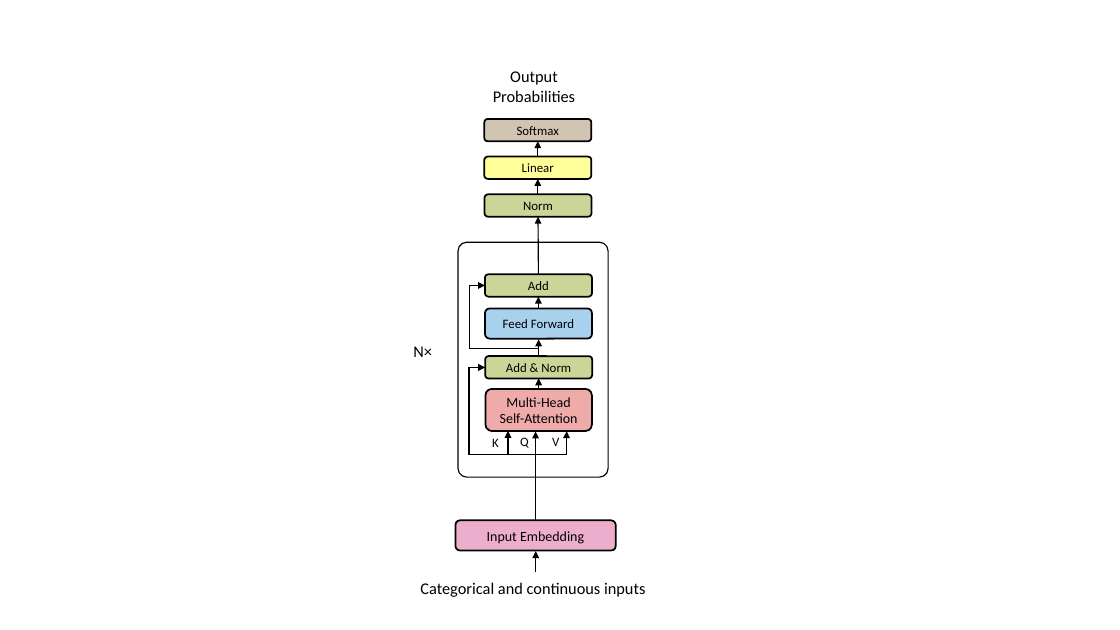
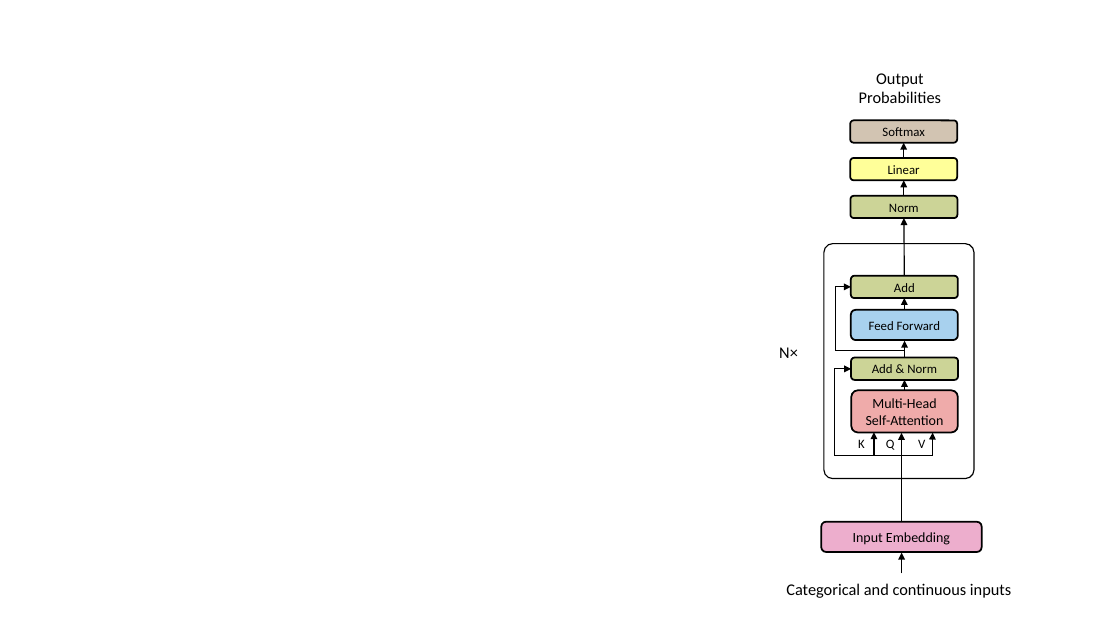
Before and after one commit to KarelZe/thesis, a slide deck: slide 5 of reports/Graphs/diagrams.pptx. Drawn at 1120x630 pixels with LibreOffice and Linux fonts; fonts in the diff are those of the drawing; background and template pictures are left out. Boxes give left, top, right and bottom in pixels: in the first picture for what was removed or moved away, otherwise in the second. Text is boxed around its words. In the diff, an @@ line names an element or a change of style, - is before the commit and + after.

```diff
--- a/reports/Graphs/diagrams.pptx
+++ b/reports/Graphs/diagrams.pptx
@@ 9 rounded rectangles, 9 arrows, 6 texts, 3 elbow arrows: place and size @@
-9 rounded rectangles, 9 arrows, 6 texts, 3 elbow arrows at <box>413,71,645,597</box>
+9 rounded rectangles, 9 arrows, 6 texts, 3 elbow arrows at <box>779,73,1011,598</box>
```
Also in this commit, not shown: 6 other files.
